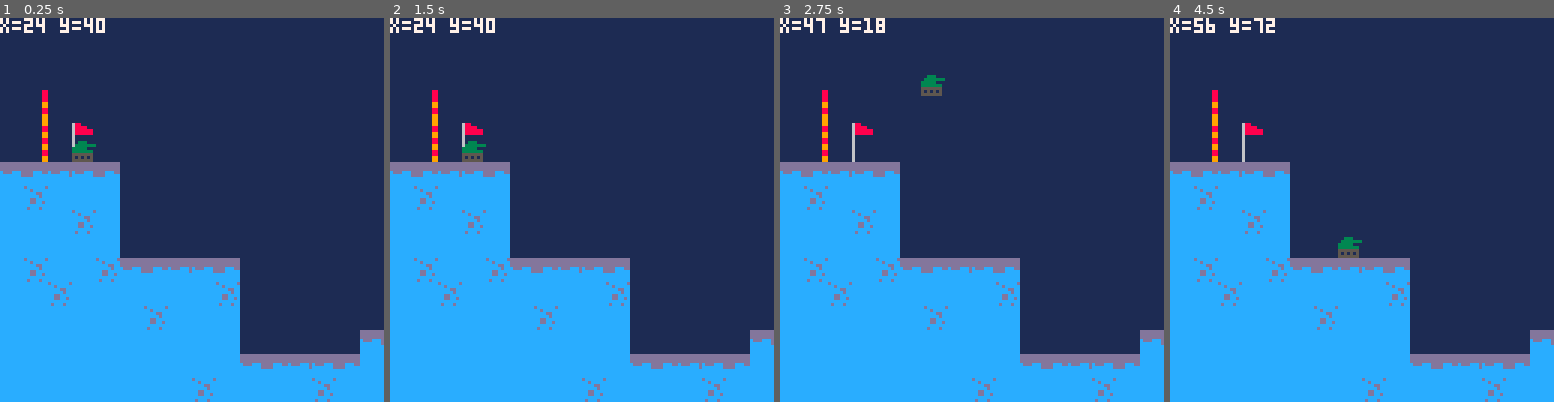
Above: before the commit, frames 1-4 (left to right).
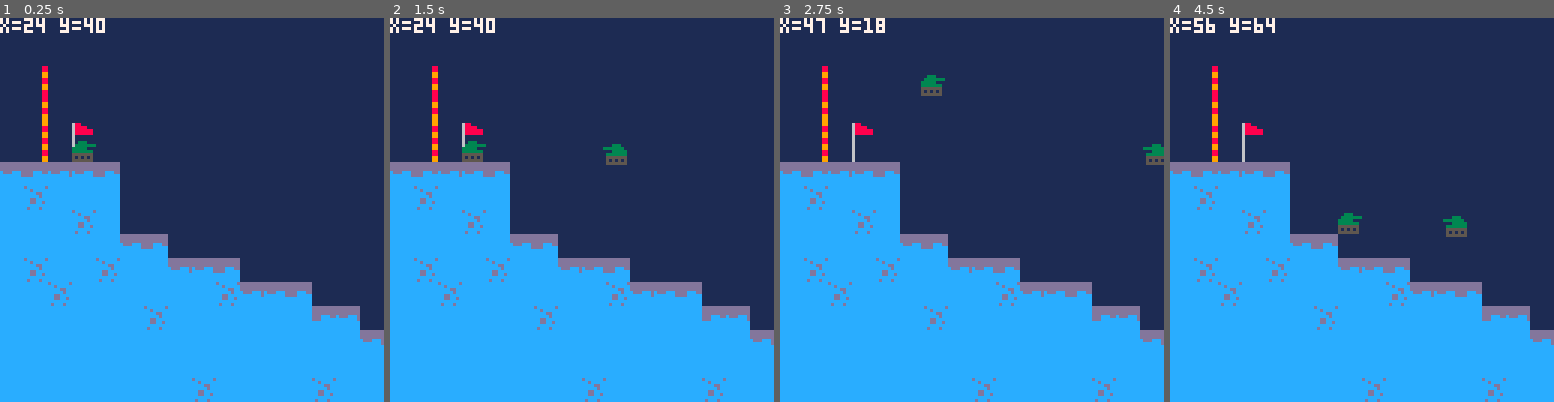
Above: after the commit, the same moments.

Repository: Finn4239/ShellShockLite
Game: PICO-8 cartridge game.p8
Same seed, same stepped clock (60 frames per second), same inputs: the game is played once before the commit and once after it.
Inputs:
- Up to frame 1 (0.25 s): no input
- Up to frame 2 (1.5 s): tap X (X key) at 0.33, 1.07 s
- Up to frame 3 (2.75 s): hold Right 1.6-2.1 s; tap X (X key) at 1.85 s; hold Up 2.15-2.42 s; hold Right from 2.47 s (still down)
- Up to frame 4 (4.5 s): tap X (X key) at 2.97, 4.08 s; release Right at 3.03 s; hold Left 3.08-3.58 s; hold Right from 4.02 s (still down)

The runs differ from the first frame. In frame 1, 7.3% of the frame differs, in the area x 10-94%, y 12-92%; in frame 2, 7.5%; in frame 3, 7.5%; in frame 4, 8.1%, in the area x 10-94%, y 0-92%.

Commit message:
added Shoot Logic

Diff:
--- a/game.p8
+++ b/game.p8
@@ -138,35 +268,35 @@
 0202010104040111100800000000000000000101040401111008000000000000000001010000010108080000000000000000010100000101080800000000000000000000000000000000000000000000000000000000000000000000000000000000000000000000000000000000000000000000000000000000000000000000
 0000000000000000000000000000000000000000000000000000000000000000000000000000000000000000000000000000000000000000000000000000000000000000000000000000000000000000000000000000000000000000000000000000000000000000000000000000000000000000000000000000000000000000
 __map__
-0000000000000000000000000000000000000000000000000000000000000000000000000002020202020202020202000000000000000000000000000000000000000000000000000000000000000000000000000000000000000000000000000000000000000000000000000000000000000000000000000000000000000000
-0000000000000000000000000000000000000000000000000000000000000000000000000000000000000000000000000000000000000000000000000000000000000000000000000000000000000000000000000000000000000000000000000000000000000000000000000000000000000000000000000000000000000000
-0000000000000000000000000000000000000000000000000000000000000000000000000000000000000000000000000000000000000000000000000000000000000000000000000000000000000000000000000000000000000000000000000000000000000000000000000000000000000000000000000000000000000000
-0006000000000000000000000000000000000000000000000000000000000000000000000000000000000000000000000000000000000000000000000000000000000000000000000000000000000000000000000000000000000000000000000000000000000000000000000000000000000000000000000000000000000000
-0006000400000000000000000000000000000000000000000000000000000000000000000000000000000000000000000000000000000000000000000000000000000000000000000000000000000000000000000000000000000000000000000000000000000000000000000000000000000000000000000000000000000000
-0006001400000000000000000000000000000000000000000000000000000000000000000000000000000000000000000000000000000000000000000000000000000000000000000000000000000000000000000000000000000000000000000000000000000000000000000000000000000000000000000000000000000000
-2223222223000000000000000000000000000000000000000000000000000000000000000000000000000000000000000000000000000000000000000000000000000000000000000000000000000000000000000000000000000000000000000000000000000000000000000000000000000000000000000000000000000000
-3212323233000000000000000000000000000000000000000000000000000000000000000000000000000000000000000000000000000000000000000000000000000000000000000000000000000000000000000000000000000000000000000000000000000000000000000000000000000000000000000000000000000000
-0202021202000000000000000000000000000000000000000000000000000000000000000000000000000000000000000000000000000000000000000000000000000000000000000000000000000000000000000000000000000000000000000000000000000000000000000000000000000000000000000000000000000000
-0202020202000000000000000000000000000000000000000000222322222322230000000000000000000000000000000000000000000000000000000000000000000000000000000000000000000000000000000000000000000000000000000000000000000000000000000000000000000000000000000000000000000000
-0212020212222322222300000000000000000000000022232223321232323302032223000000000000000000000000000000000000000000000000000000000000000000000000000000000000000000000000000000000000000000000000000000000000000000000000000000000000000000000000000000000000000000
-0202120202323332321200000000000000000022222332331233020212020212133233222300000000000000000000000000000000000000000000000000000000000000000000000000000000000000000000000000000000000000000000000000000000000000000000000000000000000000000000000000000000000000
-0202020202021202020200000000000000222332123302020202020202020202030203020300000000000000000000000000000000000000000000000000000000000000000000000000000000000000000000000000000000000000000000000000000000000000000000000000000000000000000000000000000000000000
-0202020202020202020200000000002223323312020202020202020202020212131213121300000000000000000000000000000000000000000000000000000000000000000000000000000000000000000000000000000000000000000000000000000000000000000000000000000000000000000000000000000000000000
-0202020202020202020222232222233233020202020202020202020202020202030203020300000000000000000000000000000000000000000000000000000000000000000000000000000000000000000000000000000000000000000000000000000000000000000000000000000000000000000000000000000000000000
-0202020202020202120232333212333302020202020202020202020202020212131213121300000000000000000000000000000000000000000000000000000000000000000000000000000000000000000000000000000000000000000000000000000000000000000000000000000000000000000000000000000000000000
-0202020202020202020202020202020202020202020202020202020202020202030203020300000000000000000000000000000000000000000000000000000000000000000000000000000000000000000000000000000000000000000000000000000000000000000000000000000000000000000000000000000000000000
-0202020202020202020202021202020202020202020202020202020202020212131213121300000000000000000000000000000000000000000000000000000000000000000000000000000000000000000000000000000000000000000000000000000000000000000000000000000000000000000000000000000000000000
-0202020202020202020202020202020202020202020202020202020202020202030203020300000000000000000000000000000000000000000000000000000000000000000000000000000000000000000000000000000000000000000000000000000000000000000000000000000000000000000000000000000000000000
-0202020202020202020202020202020202020202020202020202020202020212131213121300000000000000000000000000000000000000000000000000000000000000000000000000000000000000000000000000000000000000000000000000000000000000000000000000000000000000000000000000000000000000
-0202020202020202020202020202020202020202020202020202020202020202030203020300000000000000000000000000000000000000000000000000000000000000000000000000000000000000000000000000000000000000000000000000000000000000000000000000000000000000000000000000000000000000
-0202020202020202020202020202020202020202020202020202020202020212131213121300000000000000000000000000000000000000000000000000000000000000000000000000000000000000000000000000000000000000000000000000000000000000000000000000000000000000000000000000000000000000
-0202020202020202020202020202020202020202020202020202020202020202030203020300000000000000000000000000000000000000000000000000000000000000000000000000000000000000000000000000000000000000000000000000000000000000000000000000000000000000000000000000000000000000
-0202020202020202020202020202020202020202020202020202020202020212131213121300000000000000000000000000000000000000000000000000000000000000000000000000000000000000000000000000000000000000000000000000000000000000000000000000000000000000000000000000000000000000
-0202020202020202020202020202020202020202020202020202020202020202030203020300000000000000000000000000000000000000000000000000000000000000000000000000000000000000000000000000000000000000000000000000000000000000000000000000000000000000000000000000000000000000
-0202020202020202020202020202020202020202020202020202020202020212131213121300000000000000000000000000000000000000000000000000000000000000000000000000000000000000000000000000000000000000000000000000000000000000000000000000000000000000000000000000000000000000
-0202020202020202020202020202020202020202020202020202020202020202030203020300000000000000000000000000000000000000000000000000000000000000000000000000000000000000000000000000000000000000000000000000000000000000000000000000000000000000000000000000000000000000
-0202020202020202020202020202020202020202020202020202020202020212131213121300000000000000000000000000000000000000000000000000000000000000000000000000000000000000000000000000000000000000000000000000000000000000000000000000000000000000000000000000000000000000
-0202020202020202020202020202020202020202020202020202020202020202030203020300000000000000000000000000000000000000000000000000000000000000000000000000000000000000000000000000000000000000000000000000000000000000000000000000000000000000000000000000000000000000
-0202020202020202020202020202020202020202020202020202020202020212131213121300000000000000000000000000000000000000000000000000000000000000000000000000000000000000000000000000000000000000000000000000000000000000000000000000000000000000000000000000000000000000
-0202020202020202020202020202020202020202020202020202020202020202030203020300000000000000000000000000000000000000000000000000000000000000000000000000000000000000000000000000000000000000000000000000000000000000000000000000000000000000000000000000000000000000
-0202020202020202020202020202020202020202020202020202020202020212131213121300000000000000000000000000000000000000000000000000000000000000000000000000000000000000000000000000000000000000000000000000000000000000000000000000000000000000000000000000000000000000
+0000000000000000000000000000000000000000000000000000000000000000000000000000000000000000000000000000000000000000030303031212030302030212130000000000000000000000000000000000000000000000000000000000000000000000000000000000000000000000000000000000000000000000
+0000000000000000000000000000000000000000000000000000000000000000000000000000000000000000000000000000000000000000031203030303030303020302030000000000000000000000000000000000000000000000000000000000000000000000000000000000000000000000000000000000000000000000
+0006000000000000000000000000000000000000000000000000000000000000000000000000000000000000000000000000000000000000030303030303030312121312130000000000000000000000000000000000000000000000000000000000000000000000000000000000000000000000000000000000000000000000
+0006000000000000000000000000000000000000000000000000000000000000000000000000000000000000000000000000000000000000030303031203030312020302030000000000000000000000000000000000000000000000000000000000000000000000000000000000000000000000000000000000000000000000
+0006000400000000000000000000000000000000000000000000000000002200000000000000000000000000000000000000000000000000031203030303030303121312130000000000000000000000000000000000000000000000000000000000000000000000000000000000000000000000000000000000000000000000
+0006001400000000000000000000000000000000000000000000000000231300000000000000000000000000000000000000000000000000030303030303031303020302030000000000000000000000000000000000000000000000000000000000000000000000000000000000000000000000000000000000000000000000
+2223222223000000000000000000000000000000000000000000000000121300000000000000000000000000000000000000160000000000030312030303020303121312130000000000000000000000000000000000000000000000000000000000000000000000000000000000000000000000000000000000000000000000
+3212323233000000000000000000000000000000000000000000000000131222000000000000000000000000000000000000160000000000120303131213121312020302030000000000000000000000000000000000000000000000000000000000000000000000000000000000000000000000000000000000000000000000
+0202021202000000000000000000000000000000000000000000000022133413000000000000000000000000000000000000160000002222020303030203020302121312130000000000000000000000000000000000000000000000000000000000000000000000000000000000000000000000000000000000000000000000
+0202020202222300000000000000000000000000000000000000222313131313230000000000000000000000000000000000160000231213121303131213121312020302030000000000000000000000000000000000000000000000000000000000000000000000000000000000000000000000000000000000000000000000
+0212020212020222222300000000000000000000000022232223321232323302032223000000000000000000000000000000160023030203020302030303030303121312130000000000000000000000000000000000000000000000000000000000000000000000000000000000000000000000000000000000000000000000
+0202120202323332321222222300000000000022222332331233020212020212133233222300000000000000000000000000160012131213120312130303031203020302030000000000000000000000000000000000000000000000000000000000000000000000000000000000000000000000000000000000000000000000
+0202020202021202020202020223220000222332123302020202020202020202030203020322222323232222222322222222232202030203020302030203020303121312130000000000000000000000000000000000000000000000000000000000000000000000000000000000000000000000000000000000000000000000
+0202020202020202020202020202022223323312020202020202020202020212131213121312131213121312121312131213121312131203020312131213121312020302030000000000000000000000000000000000000000000000000000000000000000000000000000000000000000000000000000000000000000000000
+0202020202020202020202020202023233020202020202020202020202020202030203020302030203020302020302030203020302030203121302030203020302121312130000000000000000000000000000000000000000000000000000000000000000000000000000000000000000000000000000000000000000000000
+0202020202020202120232333212333302020202020202020202020202020212131213121302030203020302030203131213121312130203020312131213121312020302030000000000000000000000000000000000000000000000000000000000000000000000000000000000000000000000000000000000000000000000
+0202020202020202020202020202020202020202020202020202020202020202020303020312131213121312131213030203020302031213121302030203020302121312130000000000000000000000000000000000000000000000000000000000000000000000000000000000000000000000000000000000000000000000
+0202020202020202020202021202020202020202020202020202020202020212121313121302030203020312121312131213121302030203121312131213121312131202030000000000000000000000000000000000000000000000000000000000000000000000000000000000000000000000000000000000000000000000
+0202020202020202020202020203020302030203020302030203020302030203020302030203131213121302020302030203020312130203020302030203020302030212130000000000000000000000000000000000000000000000000000000000000000000000000000000000000000000000000000000000000000000000
+0202020202020202020202021213121312131213121312131213121312131213121312131213030203121312121312131213121302031213121312131213121312131202030000000000000000000000000000000000000000000000000000000000000000000000000000000000000000000000000000000000000000000000
+0202020202020202020202030203020202020202020202020202020302030202030202030203020313030203020302030203020302030203020302030203020302030212130000000000000000000000000000000000000000000000000000000000000000000000000000000000000000000000000000000000000000000000
+0202020202020202020212131213020202020202020202020202121312130212131212131213121312131213121312131213121312131213121312131213121312131202030000000000000000000000000000000000000000000000000000000000000000000000000000000000000000000000000000000000000000000000
+0202020202020202020302020202020202020202020202020202020302020202030203020203020302030203020302030203020302030203020302030203020302030212130000000000000000000000000000000000000000000000000000000000000000000000000000000000000000000000000000000000000000000000
+0202020202020202121302020202020202020202020202020202121302020212131213121213121312131213121312131213121312131213121312131213121312131202030000000000000000000000000000000000000000000000000000000000000000000000000000000000000000000000000000000000000000000000
+0202020202020202020202030203020302030203020302020202020302030202030203020203020302030203020302030212130302030203020302030203020302030212130000000000000000000000000000000000000000000000000000000000000000000000000000000000000000000000000000000000000000000000
+0202020202020202020212131213121312131213121302020202121312130212131213121213121312131213120203020302030203020302030203020302030203020302030000000000000000000000000000000000000000000000000000000000000000000000000000000000000000000000000000000000000000000000
+0202020202020202020202020202020202020202020202020202020202030203020302030203020302030203021213121312131213121312131213121312131213121312130000000000000000000000000000000000000000000000000000000000000000000000000000000000000000000000000000000000000000000000
+0202020202020202020202020202020202020202020202020202020212131213121312131213121312131213120203020302030203020302030203020302030203020302030000000000000000000000000000000000000000000000000000000000000000000000000000000000000000000000000000000000000000000000
+0202020202020202020202020202020202020202020202020202020202020202030203020203020302030203021213121312131213121312131213121312131213121312130000000000000000000000000000000000000000000000000000000000000000000000000000000000000000000000000000000000000000000000
+0202020202020202020202020202020202020202020202020202020202020212131213121213121312131213120203020302030203020302030203020302030203020302030000000000000000000000000000000000000000000000000000000000000000000000000000000000000000000000000000000000000000000000
+0202020202020202020202020202020202020202020202020202020202020202030203020203020302030203021213121312131213121312131213121312131213121312130000000000000000000000000000000000000000000000000000000000000000000000000000000000000000000000000000000000000000000000
+0202020202020202020202020202020202020202020202020202020202020302030203020302030203020302030203020302030203020302030203020302030203020302030000000000000000000000000000000000000000000000000000000000000000000000000000000000000000000000000000000000000000000000
--- /dev/null
+++ b/hud/healthbar.lua
@@ -0,0 +1,21 @@
+-- healthbar.lua
+
+function draw_health_bar(hp, max_hp, x, y, w, h, col_bg, col_fg)
+    -- Definition der Farben
+    col_bg = col_bg or 1  -- Standard: weiß
+    col_fg = col_fg or 8  -- Standard: rot
+
+    -- Hintergrund des Lebensbalkens
+    rectfill(x, y, x + w, y + h, col_bg)
+
+    -- Berechnung des Füllstands
+    local ratio = hp / max_hp
+    if ratio < 0 then ratio = 0 end
+    if ratio > 1 then ratio = 1 end
+
+    local fill_w = flr(w * ratio)
+    rectfill(x, y, x + fill_w, y + h, col_fg)
+
+    -- Rahmen zeichnen
+    rect(x, y, x + w, y + h, 7)
+end
--- a/src/core/game.lua
+++ b/src/core/game.lua
@@ -6,6 +6,7 @@
 PLAYER_SPRITE_LEFT = 0
 PLAYER_SPRITE_RIGHT = 1
 BORDER_SPRITE = 6
+SHOT_SPRITE = 16
 -- Screen dimensions
 SCREEN_WIDTH = 128
 SCREEN_HEIGHT = 128
@@ -20,6 +21,15 @@
 camera_y = 0
 camera_threshold_x = 32  -- Wie nah der Spieler am Bildschirmrand sein muss, bevor die Kamera scrollt
 camera_threshold_y = 24
+-- Shooting
+shots = {}  -- Tabelle für alle Schüsse
+shot_x = 0
+shot_y = 6
+shot_speed = 3
+can_shoot = true
+cooldown = 15 -- Cooldown in Frames (z. B. 15 Frames ≈ 0.25 Sekunden)
+
+cooldown_counter = 0 -- Zählt die Frames während des Cooldowns
 
 
 function applyVerticalMovement()
@@ -134,29 +144,102 @@
     camera_y = mid(0, camera_y, SCREEN_HEIGHT * 8 - SCREEN_WIDTH)   -- Annahme: Map ist 128x64 Tiles groß
 end
 
-
+function createShot(x, y, direction)
+    if not can_shoot then
+        return  -- Schießen nicht erlaubt, wenn Cooldown aktiv ist
+    end
+
+    local shot = {
+        x = x,
+        y = y,
+        direction = direction,
+        active = true
+    }
+    add(shots, shot)
+    can_shoot = false  -- Schießen deaktivieren
+    cooldown_counter = cooldown  -- Cooldown starten
+end
+
+function check_shot_collision(shot)
+    -- Prüfe, ob der Schuss auf ein Hindernis trifft
+    local tile_x = flr(shot.x / 8)
+    local tile_y = flr(shot.y / 8)
+    return fget(mget(tile_x, tile_y), 0)  -- Prüft, ob das Tile ein Hindernis ist
+end
+
+function update_shots()
+    for shot in all(shots) do
+        if shot.active then
+            shot.x = shot.x + shot_speed * shot.direction  -- Bewege den Schuss
+
+            -- Prüfe auf Kollisionserkennung
+            if check_shot_collision(shot) then
+                shot.active = false  -- Schuss deaktivieren, wenn er auf ein Hindernis trifft
+                can_shoot = true  -- Schießen wieder erlauben
+            end
+
+            -- Schuss deaktivieren, wenn er den Bildschirm verlässt
+            if shot.x < 0 or shot.x > 128 then
+                shot.active = false
+            end
+        end
+    end
+
+    -- Inaktive Schüsse entfernen
+    for i = #shots, 1, -1 do
+        if not shots[i].active then
+            del(shots, shots[i])
+        end
+    end
+end
 
 -- Pico-8 Standard Functions
 function _update()
     calculateVerticalVelocity(MAX_FALL_SPEED)
 
-    if btn(2) and isPlayerOnGround()then
+    if btnp(2) and isPlayerOnGround()then
         velocity_y = -JUMP_HEIGHT
     end
 
     applyVerticalMovement()
     applyHorizontalMovement()
     updateCamera()
+
+    -- Cooldown aktualisieren
+    if not can_shoot and cooldown_counter > 0 then
+        cooldown_counter = cooldown_counter - 1
+        if cooldown_counter == 0 then  -- Klammer hinzugefügt
+            can_shoot = true
+        end
+    end
+
+    -- Schuss abfeuern
+    if btnp(5) and can_shoot then  -- X-Taste
+        createShot(x + 8, y + 1, 1)  -- Schuss nach rechts
+    end
+
+    update_shots()  -- Schüsse aktualisieren
 end
 
 function _draw()
     cls(1)
     camera(camera_x, camera_y)
     map()
-    spr(BORDER_SPRITE,8,40)
+    spr(BORDER_SPRITE, 8, 40)
     spr(BORDER_SPRITE, 8, 32)
     spr(BORDER_SPRITE, 8, 26)
     spr(current_sprite, x, y)
+
+    -- Kamera zurücksetzen, um UI-Elemente fest zu zeichnen
+    camera(0, 0)
+
+    -- Zeichne Schüsse
+    for shot in all(shots) do
+        if shot.active then
+            spr(shot_sprite, shot.x, shot.y)
+        end
+    end
+
     camera(0,0)
     print("x="..x.." y="..y, 0, 0, 7)
 end
Not shown, changed: 137 lines of the sprite sheet (__gfx__) section of game.p8
Not shown, changed: the thumbnail (__label__) section of game.p8
Empty file removed: src/core/map.lua
